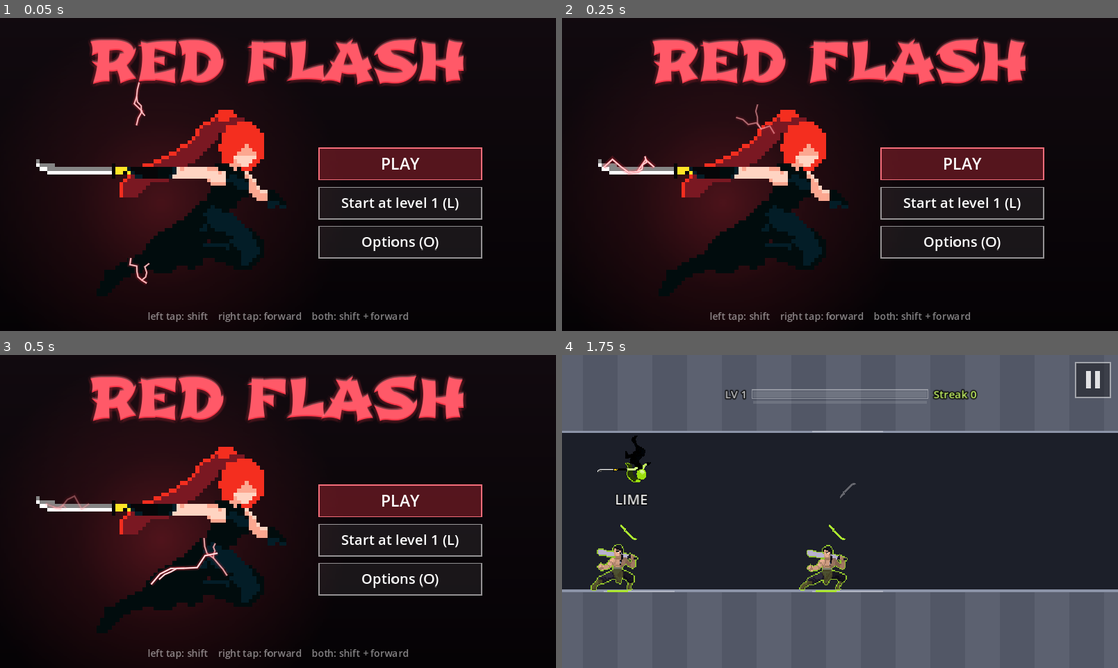
Above: before the commit, frames 1-4 (two rows, left to right).
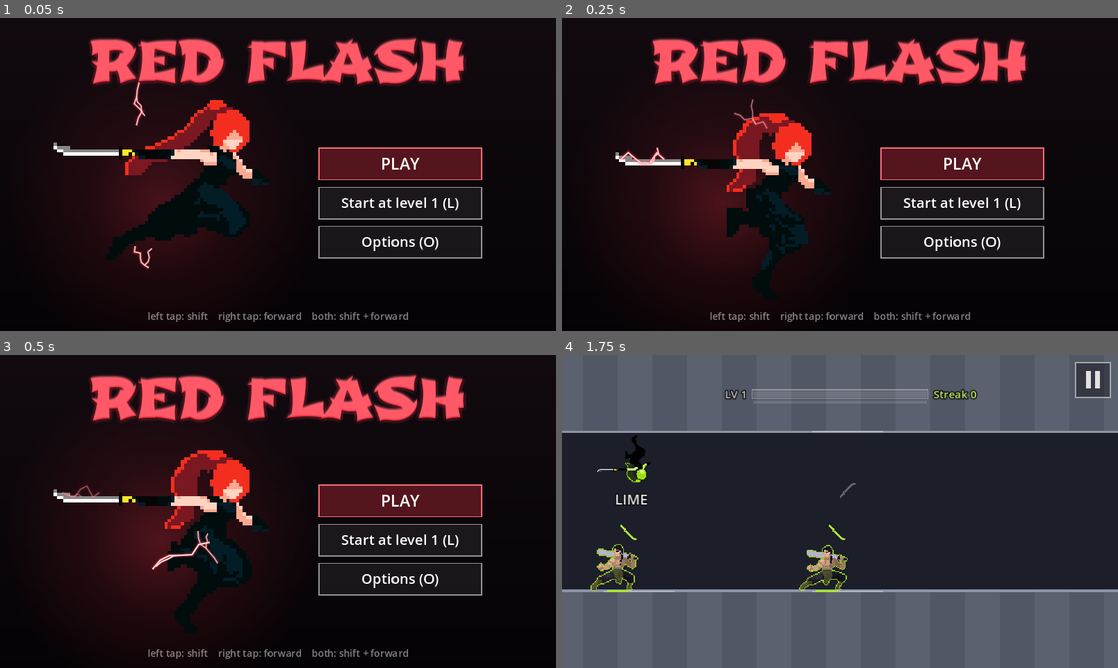
Above: after the commit, the same moments.

Repository: fredsbreads/game-off
Game: Godot game, scene res://scenes/main.tscn
Two runs of this game, one before a commit and one after it. Both use one fixed random seed, a clock stepped at 60 frames per second and the inputs below. Sound files missing from this copy of the repository are replaced by a short silence.
Inputs (mouse positions are in pixels of both pictures, inside the frame that each line leads up to):
- Up to frame 1 (0.05 s): no input
- Up to frame 2 (0.25 s): no input
- Up to frame 3 (0.5 s): no input
- Up to frame 4 (1.75 s): tap Enter at 0.5 s; move the mouse to (962, 495) at 0.52 s; hold Right 0.53-1.28 s; hold J (tp_vertical) 0.53-1.28 s; click (962, 495) at 0.67 s; tap Space at 0.77, 1.52 s; move the mouse to (728, 527) at 1.27 s; hold Down from 1.28 s (still down); tap C at 1.35 s

The runs differ from the first frame. In frame 1, 9.5% of the frame differs, in the area x 6-52%, y 26-86%; in frame 2, 8.3%; in frame 3, 7.9%; in frame 4, nothing differs.

Commit message:
Title screen: she runs (her run animation), the katana's lightning following her bob

Diff:
--- a/scripts/main_menu.gd
+++ b/scripts/main_menu.gd
@@ -13,7 +13,7 @@
 
 const TITLE := "RED FLASH"
 ## The title's font ("Shojumaru", SIL Open Font License: assets/fonts).
-const TITLE_FONT := preload("res://assets/fonts/Shojumaru-Regular.ttf")
+var title_font: Font = preload("res://assets/fonts/Shojumaru-Regular.ttf")
 const TITLE_SIZE := 100
 const TITLE_RED := Color(1.0, 0.22, 0.29)
 const BG_TOP := Color(0.07, 0.04, 0.06)
@@ -23,14 +23,18 @@
 const LABEL_SIZE := 26
 const HINT := "left tap: shift    right tap: forward    both: shift + forward"
 
-## Her: the run sheet's first frame, at a whole-number scale (crisp pixels).
-const HER_FRAME := Rect2(0, 0, 96, 96)
-## The part of the frame she fills (frame pixels), and her katana's blade.
-const HER_BODY := Rect2(5, 22, 66, 49)
-const BLADE_FROM := Vector2(5, 37)
-const BLADE_TO := Vector2(24, 37)
+## Her: running (the run sheet, as in the game), at a whole-number scale
+## (crisp pixels).
+const RUN_FRAMES := 6
+const RUN_FPS := 12.0
+const FRAME_PX := 96
+## The part of a frame she fills in any of them (frame pixels), and her
+## katana's blade (its height in each frame: she bobs as she runs).
+const HER_BODY := Rect2(5, 22, 66, 63)
+const BLADE_X := Vector2(5, 24)
+const BLADE_Y := [37, 39, 40, 37, 39, 40]
 ## Her body without the katana (where bolts run across her).
-const HER_TORSO := Rect2(30, 24, 40, 46)
+const HER_TORSO := Rect2(30, 26, 40, 50)
 
 ## Bolts crackling over her: one every this many seconds (random in range).
 const HER_CRACKLE_EVERY := Vector2(0.02, 0.07)
@@ -137,7 +141,7 @@
 
 
 func _title_rect() -> Rect2:
-	var w := TITLE_FONT.get_string_size(TITLE, HORIZONTAL_ALIGNMENT_LEFT, -1, TITLE_SIZE).x
+	var w := title_font.get_string_size(TITLE, HORIZONTAL_ALIGNMENT_LEFT, -1, TITLE_SIZE).x
 	var h := TITLE_SIZE * 0.78
 	return Rect2(Vector2((size.x - w) / 2.0, _title_baseline() - h), Vector2(w, h))
 
@@ -203,8 +207,9 @@
 		_add_bolt(_her_point(a), _her_point(b), 6, s * 1.6, CRACKLE_LIFE, 1.3, 1)
 		return
 	if roll < 0.7:
-		var a := _her_point(BLADE_FROM.lerp(BLADE_TO, _rng.randf_range(0.0, 0.4)))
-		var b := _her_point(BLADE_FROM.lerp(BLADE_TO, _rng.randf_range(0.55, 1.0)))
+		var y: float = BLADE_Y[_run_frame()]
+		var a := _her_point(Vector2(lerpf(BLADE_X.x, BLADE_X.y, _rng.randf_range(0.0, 0.4)), y))
+		var b := _her_point(Vector2(lerpf(BLADE_X.x, BLADE_X.y, _rng.randf_range(0.55, 1.0)), y))
 		_add_bolt(a, b, 6, s * 2.2, CRACKLE_LIFE, 1.5, 1)
 		return
 	var p := _her_point(Vector2(_rng.randf_range(HER_TORSO.position.x, HER_TORSO.end.x),
@@ -282,8 +287,12 @@
 	var glow := 0.75 + 0.15 * sin(_t * 2.6) + 0.6 * _flash
 	var r := HER_BODY.size.x * s * 0.75
 	draw_texture_rect(_glow, Rect2(centre - Vector2(r, r), Vector2(r, r) * 2.0), false, Color(1, 1, 1, minf(glow, 1.0)))
-	var rect := Rect2(_her_origin(), HER_FRAME.size * s)
-	draw_texture_rect_region(Player.RUN_SHEET, rect, HER_FRAME)
+	var rect := Rect2(_her_origin(), Vector2(FRAME_PX, FRAME_PX) * s)
+	draw_texture_rect_region(Player.RUN_SHEET, rect, Rect2(_run_frame() * FRAME_PX, 0, FRAME_PX, FRAME_PX))
+
+
+func _run_frame() -> int:
+	return int(_t * RUN_FPS) % RUN_FRAMES
 
 
 func _draw_title() -> void:
@@ -292,10 +301,10 @@
 	var flicker := 0.85 + 0.15 * sin(_t * 23.0) * sin(_t * 7.0)
 	for i in 12:   # a soft glow
 		var o := Vector2.RIGHT.rotated(i * TAU / 12.0) * 6.0
-		draw_string(TITLE_FONT, base + o, TITLE, HORIZONTAL_ALIGNMENT_LEFT, -1, TITLE_SIZE, Color(TITLE_RED, 0.06 * flicker))
+		draw_string(title_font, base + o, TITLE, HORIZONTAL_ALIGNMENT_LEFT, -1, TITLE_SIZE, Color(TITLE_RED, 0.06 * flicker))
 	var fill := TITLE_RED.lerp(Color(1, 0.95, 0.95), _flash * 0.8)
-	draw_string(TITLE_FONT, base, TITLE, HORIZONTAL_ALIGNMENT_LEFT, -1, TITLE_SIZE, fill)
-	draw_string(TITLE_FONT, base + Vector2(0, -2), TITLE, HORIZONTAL_ALIGNMENT_LEFT, -1, TITLE_SIZE, Color(1, 0.65, 0.68, 0.3))
+	draw_string(title_font, base, TITLE, HORIZONTAL_ALIGNMENT_LEFT, -1, TITLE_SIZE, fill)
+	draw_string(title_font, base + Vector2(0, -2), TITLE, HORIZONTAL_ALIGNMENT_LEFT, -1, TITLE_SIZE, Color(1, 0.65, 0.68, 0.3))
 
 
 func _draw_button(i: int) -> void:
